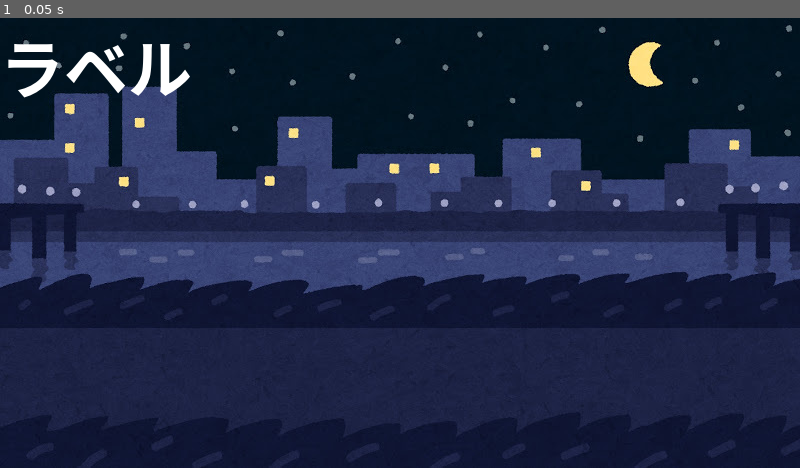
Above: before the commit, frame 1.
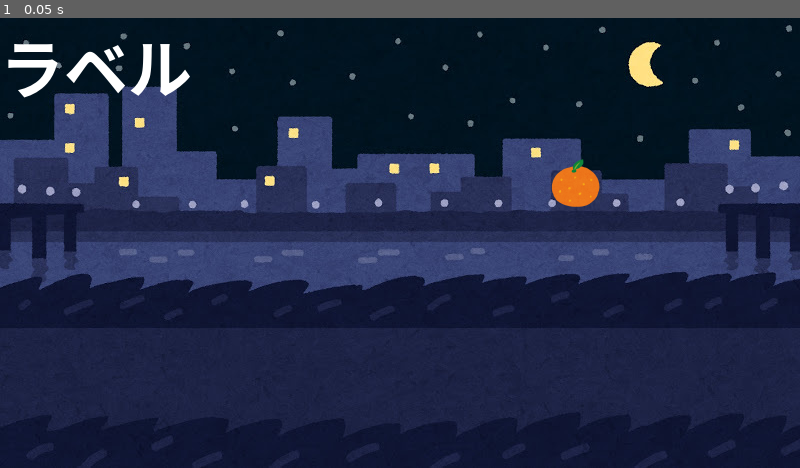
Above: after the commit, the same moment.

Repository: 22093/team4
Game: Godot game, scene res://my_world.tscn
Same seed, same stepped clock (60 frames per second), same inputs: the game is played once before the commit and once after it. The project has no main scene, so this scene is started directly.
Inputs:
- Up to frame 1 (0.05 s): no input

The runs differ from the first frame. In frame 1, 0.5% of the frame differs, in the area x 69-75%, y 31-42%.

Commit message:
Dがキャラ追加

Diff:
--- a/game4/godot-template-v2/my_world.tscn
+++ b/game4/godot-template-v2/my_world.tscn
@@ -3,9 +3,13 @@
 [ext_resource type="PackedScene" uid="uid://6o7fxp26ru0v" path="res://world.tscn" id="1_cery3"]
 [ext_resource type="Script" uid="uid://wtcnsqp8n6dp" path="res://my_world.gd" id="2_1u75a"]
 [ext_resource type="Texture2D" uid="uid://cu8r7k323oo07" path="res://img/MyWorld.jpg" id="3_asled"]
+[ext_resource type="PackedScene" uid="uid://dnftpk8p6wpc6" path="res://orange.tscn" id="4_1u75a"]
 
 [node name="MyWorld" unique_id=1137961271 instance=ExtResource("1_cery3")]
 script = ExtResource("2_1u75a")
 
 [node name="Sprite2D" parent="." index="0" unique_id=1597890546]
 texture = ExtResource("3_asled")
+
+[node name="ORANGE" parent="." index="2" unique_id=1239789849 instance=ExtResource("4_1u75a")]
+position = Vector2(576, 165)
--- /dev/null
+++ b/game4/godot-template-v2/orange.gd
@@ -0,0 +1,11 @@
+extends Actor
+
+
+# Called when the node enters the scene tree for the first time.
+func _ready() -> void:
+	pass # Replace with function body.
+
+
+# Called every frame. 'delta' is the elapsed time since the previous frame.
+func _process(delta: float) -> void:
+	pass
--- /dev/null
+++ b/game4/godot-template-v2/orange.tscn
@@ -0,0 +1,17 @@
+[gd_scene format=3 uid="uid://dnftpk8p6wpc6"]
+
+[ext_resource type="PackedScene" uid="uid://bpyevpyu03sxt" path="res://actor.tscn" id="1_wskhw"]
+[ext_resource type="Script" uid="uid://dygngv287wm4q" path="res://orange.gd" id="2_6mxjk"]
+[ext_resource type="Texture2D" uid="uid://h5cwtyhfqt34" path="res://img/ORANGE.png" id="3_e5uor"]
+
+[sub_resource type="CircleShape2D" id="CircleShape2D_utdih"]
+radius = 26.076809
+
+[node name="ORANGE" unique_id=1239789849 instance=ExtResource("1_wskhw")]
+script = ExtResource("2_6mxjk")
+
+[node name="Sprite2D" parent="." index="0" unique_id=712688549]
+texture = ExtResource("3_e5uor")
+
+[node name="CollisionShape2D" parent="." index="1" unique_id=881902376]
+shape = SubResource("CircleShape2D_utdih")
Not shown, added: game4/godot-template-v2/orange.gd.uid
